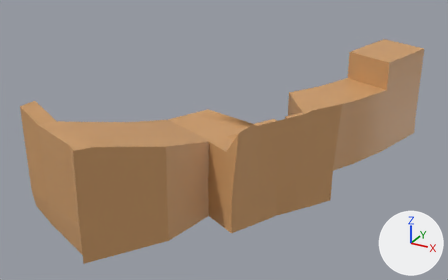
The FBX model Assets/Terrain/terrain_W4A4.fbx as it was, and as the next commit left it.
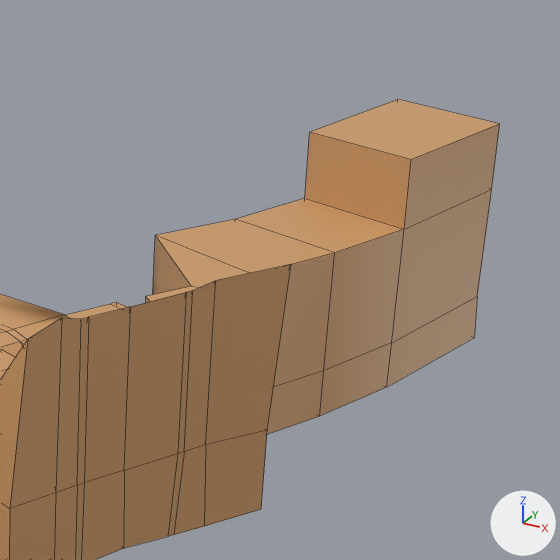
Each version appears first whole from a camera (50 mm lens) standing at (-101.0, -1419.0, 255.0) and looking at (-294.0, -1068.0, 79.0), and next in a close-up on the part from 51% to 100% of the width and 0% to 79% of the height. Lighting does not change. The marker at lower right points along +X, +Y and +Z. The close-ups show mesh edges as thin lines. Where no turn or scale is listed for an object, it has been applied to the vertices.

The first close-up shows 'W4A4_mesh'.
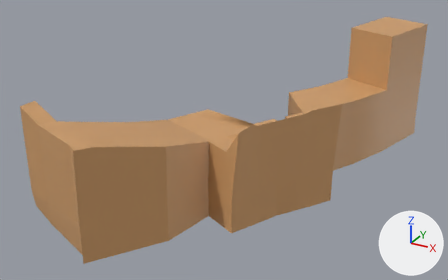
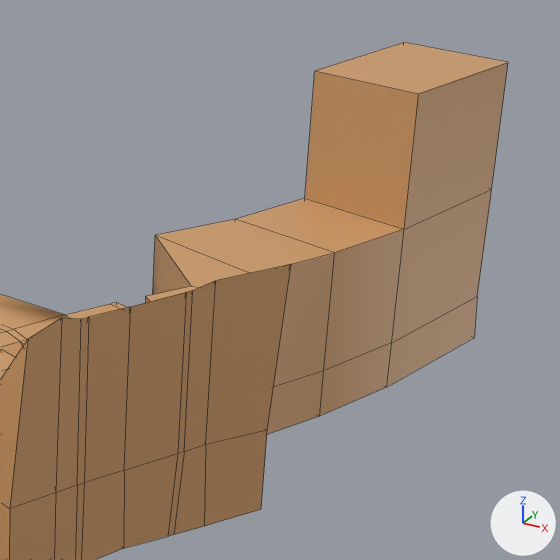
Commit message: terrain changes

What differs and where, as boxes (x1, y1, x2, y2) in the close-ups (560 x 560 px; the box of a moved part takes in the faces that stretch with it):
'W4A4_mesh', reshaped: before (0, 99, 500, 560); after (0, 42, 508, 560)
part 1 of me_mesh, moved or reshaped: before (305, 99, 500, 229); after (305, 42, 508, 229)

The edits, one by one:
me_mesh has 210 vertices, 212 faces and spans x -148.0..32.0, y -278.0..20.0, z -7.0..69.0.
me_mesh is used by ob_w4a4_mesh; location (-225.2, -924.0, 57.9).
Before the commit, vertices of me_mesh: 12 (-17.0, -37.0, 66.0) at pixel (309, 131), 13 (18.0, -52.0, 66.0) at pixel (411, 159), 14 (32.0, 0.0, 66.0) at pixel (499, 123), 15 (-5.0, 16.0, 65.0) at pixel (397, 99).
Part 1, on me_mesh:
Vertices 12 to 15 of me_mesh move by (0.0, 0.0, 19.0).
